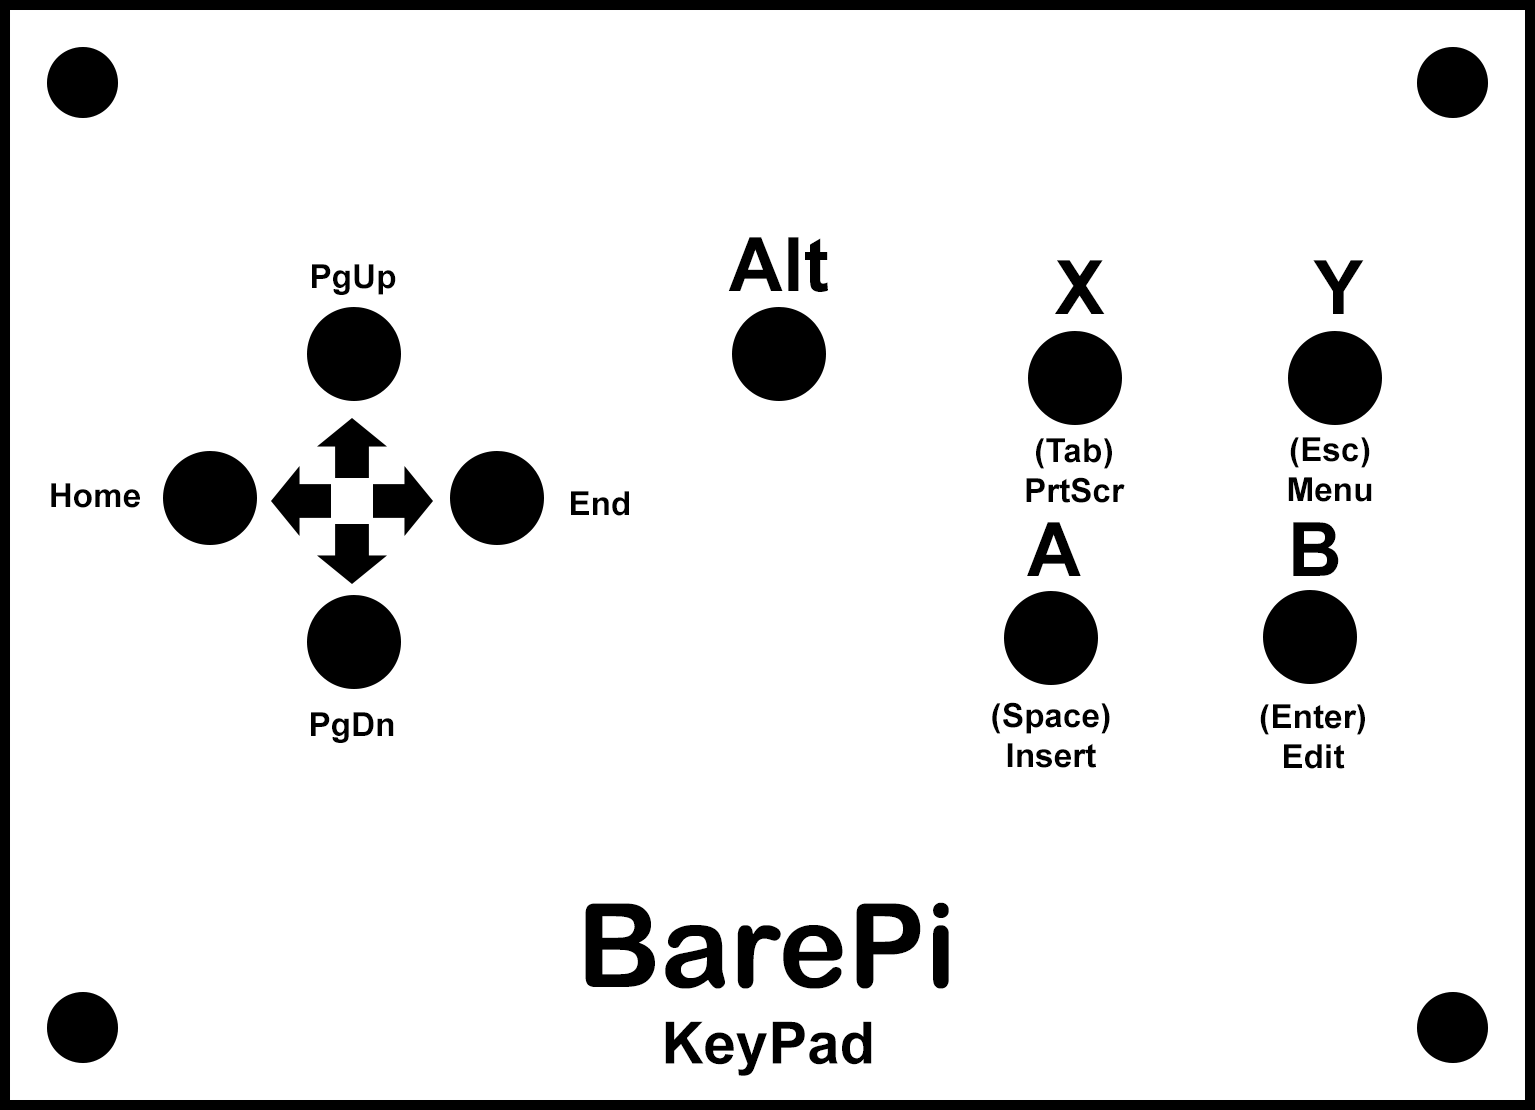
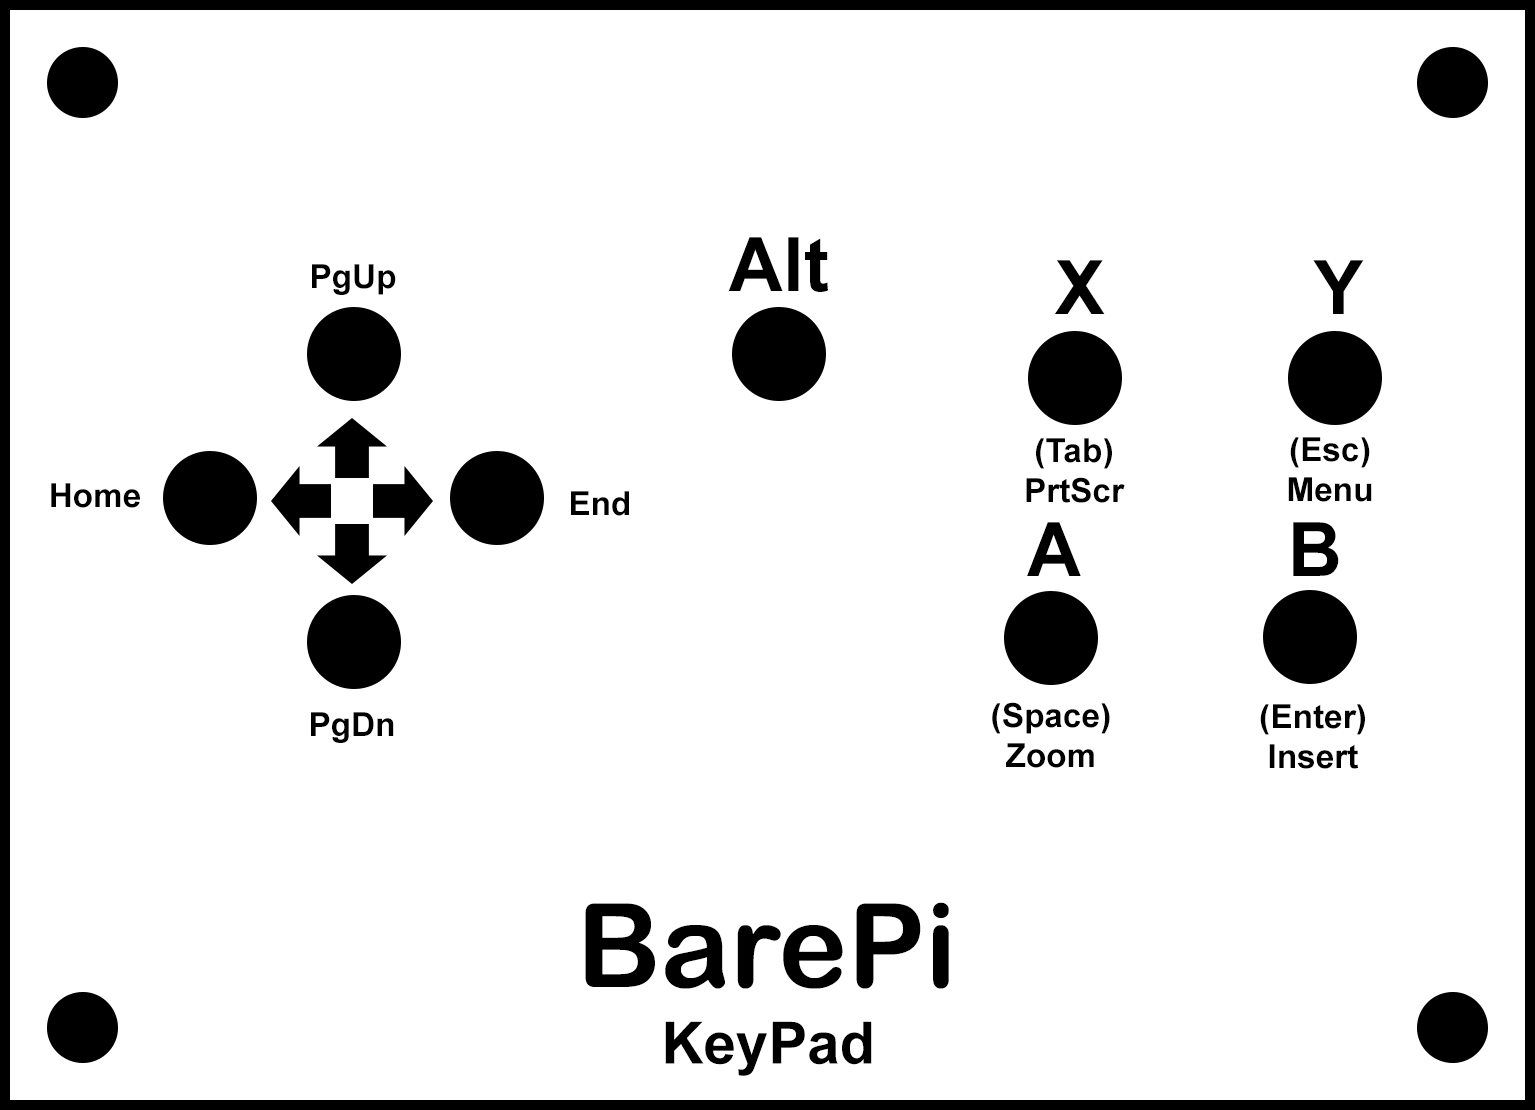
Layered file, before and after one edit (1535 x 1110). Changes by layer:
renamed "(Enter) Edit" to "(Enter) Insert", painted on it over <box>1269,744,1358,769</box>
renamed "(Space) Insert" to "(Space) Zoom", painted on it over <box>1006,743,1096,768</box>